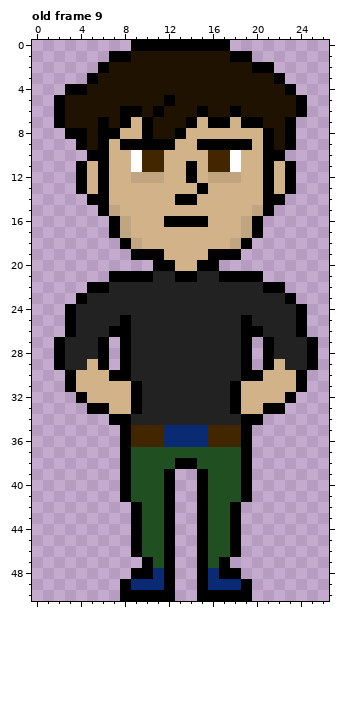
Two versions of one pixel-art file, WIP/Kyle-esque(3).aseprite. Above is the file before it was changed.
27x51 pixels, 9 frames. Shown: old frame 9. The commit also changed other frames, which this record leaves out.
After the commit:
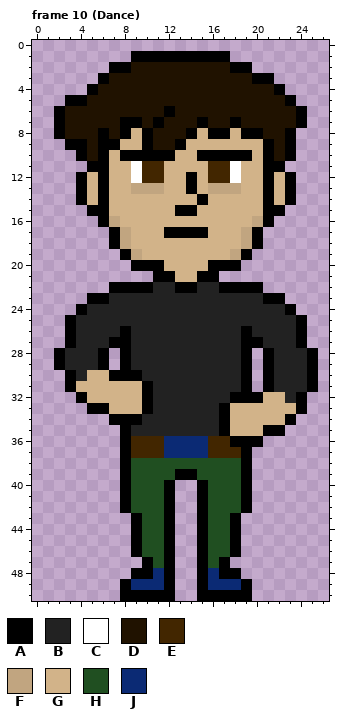
Palette (. is transparent): A #000000  B #222222  C #ffffff  D #201200  E #422600  F #c1a580  G #d2b389  H #204f21  J #0b2a74
A new or re-ordered frame is compared with the old frame closest to it.
Edits made:
frames 9 -> 12
Changed rows in their new state; - is an unchanged pixel.
Frame 10 (Dance) is new; against old frame 9, layers "Layer 1", "Layer":
first column x 2:
 0 -------.........--------
 1 -----..AAAAAAAAA..------
 2 ----.AA---------AA..----
 3 ---.A-------------AA.---
 4 -..A----------------A.--
 5 .AA-------D----------A.-
 6 ------DD-DA--D--D-------
 7 ----D--ADA--DADDADD--DA-
 8 ADD--DA----DA-AA-AAD----
 9 -A---AGG-DDA-GGGGG------
10 --AD--AAAAA--AAAAA--DA--
11 --.A--------G-------A.--
12 -------CEE----EEC-------
13 -------FFF--AGFFF-------
14 --AG-------GGA------GA--
15 ---A-G-----AA-----G-A---
16 ----AFG---GGGG---GFA----
17 ----------AAAA----------
18 -----AFG--------GFA-----
19 ------AFGG----GGFA------
20 -------AA-G--G-AA-------
21 -----....AAGGAA....-----
22 ---..AAAA--AA--AAAA..---
23 --.AA--------------AA.--
24 -.A------------------A.-
25 ------B----------B------
26 -----B------------B-----
27 .A--BA------------AB--A.
29 ---B----------------B---
30 --B----A----------.ABBBA
31 -------GA-------BA.ABBBA
32 -------GA--------AA--BA-
33 -------GA------AG--GGGA-
34 -------A-------AGGGGGA--
35 -------BBBBBBBBAGGGAA---
36 ----------------A-A-----
37 -------EEEJJJJEEE-------
38 -----------HH-----------
39 ----------HAAH----------
42 ------AH--------HA------
Pixel boxes of the changes (left, top, right, bottom) in both pictures:
changed: (54, 40, 318, 513)
